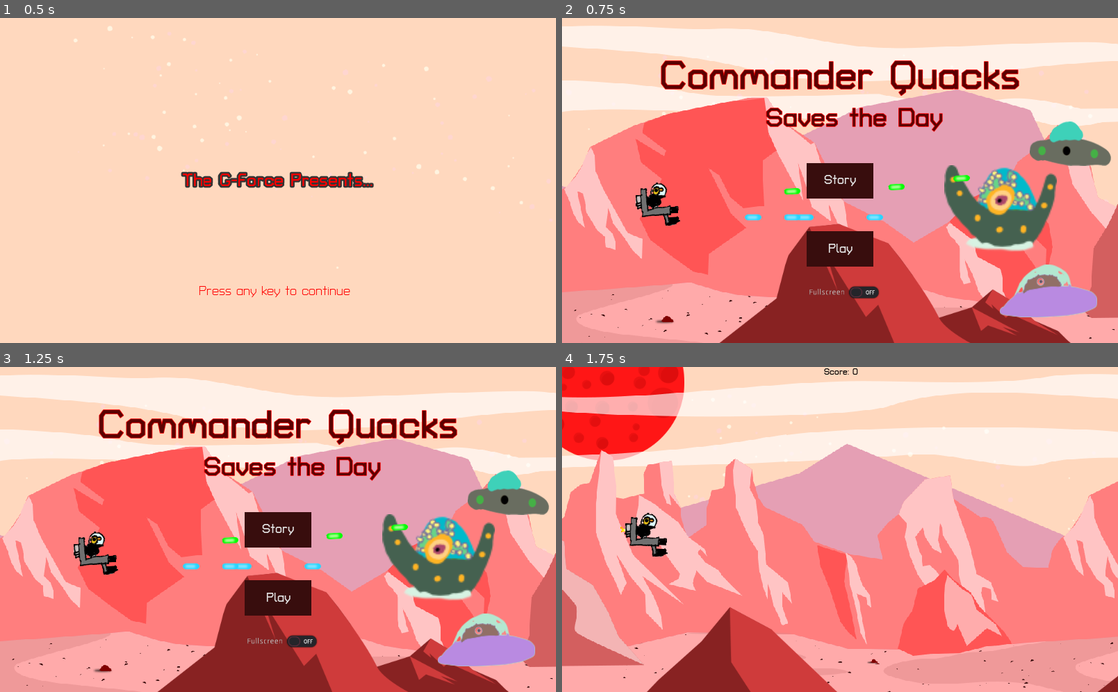
Above: before the commit, frames 1-4 (two rows, left to right).
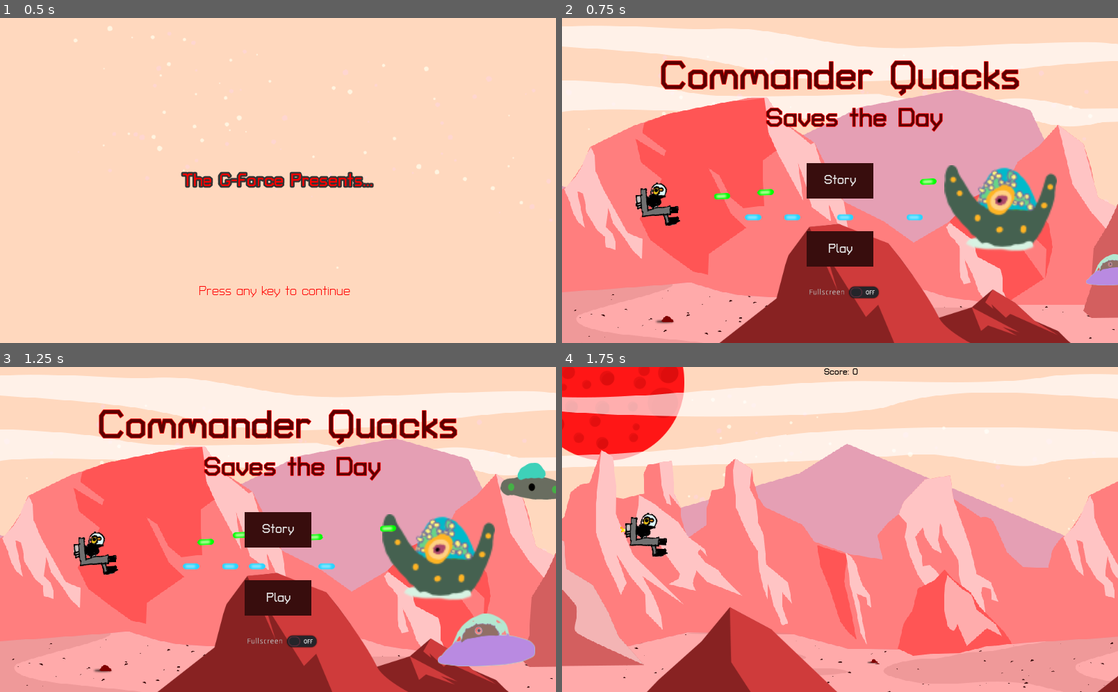
Above: after the commit, the same moments.

Repository: the-g-force/FamJam-January2021
Game: Godot game, scene res://src/SplashScreen.tscn
Two runs of this game, one before a commit and one after it. Both use one fixed random seed, a clock stepped at 60 frames per second and the inputs below.
Inputs (mouse positions are in pixels of both pictures, inside the frame that each line leads up to):
- Up to frame 1 (0.5 s): no input
- Up to frame 2 (0.75 s): tap Enter at 0.5 s; move the mouse to (962, 164) at 0.52 s; hold D (move_right) from 0.53 s (still down); tap Space (fire) at 0.6 s; click (962, 164) at 0.67 s
- Up to frame 3 (1.25 s): keep holding D (move_right)
- Up to frame 4 (1.75 s): release D (move_right) at 1.25 s; click "Play" at 1.25 s

Frame 1 is identical in both runs. In frame 2, 4.1% of the frame differs, in the area x 27-100%, y 31-93%; in frame 3, 2.2%; in frame 4, nothing differs.

Commit message:
Add autoplay to main menu screen animation

Diff:
--- a/project/src/MenuScene.tscn
+++ b/project/src/MenuScene.tscn
@@ -225,12 +225,12 @@
 texture = ExtResource( 3 )
 
 [node name="bullet-blue" type="Sprite" parent="image1942"]
-position = Vector2( -93.9564, 6.47975 )
+position = Vector2( -55.0779, 6.47975 )
 scale = Vector2( 0.404985, 0.404985 )
 texture = ExtResource( 8 )
 
 [node name="bullet-blue2" type="Sprite" parent="image1942"]
-position = Vector2( -145.794, 6.47975 )
+position = Vector2( -106.916, 6.47975 )
 scale = Vector2( 0.404985, 0.404985 )
 texture = ExtResource( 8 )
 
@@ -250,19 +250,19 @@
 texture = ExtResource( 4 )
 
 [node name="bullet-yellow" type="Sprite" parent="duck"]
-position = Vector2( 248.916, -10.9878 )
+position = Vector2( 80, -8 )
 texture = ExtResource( 9 )
 
 [node name="bullet-yellow2" type="Sprite" parent="duck"]
-position = Vector2( 305.677, -24.035 )
+position = Vector2( 168, -8 )
 texture = ExtResource( 9 )
 
 [node name="bullet-yellow3" type="Sprite" parent="duck"]
-position = Vector2( 441.072, -8.92831 )
+position = Vector2( 304, -8 )
 texture = ExtResource( 9 )
 
 [node name="bullet-yellow4" type="Sprite" parent="duck"]
-position = Vector2( 561.745, -18.6261 )
+position = Vector2( 481.436, -14.8239 )
 texture = ExtResource( 9 )
 
 [node name="Label" type="Label" parent="."]
@@ -298,13 +298,13 @@
 }
 
 [node name="image1920" type="Sprite" parent="."]
-position = Vector2( 936, 232 )
-scale = Vector2( 1.25, 1.25 )
+position = Vector2( 1120, 152 )
+scale = Vector2( 0.5, 0.5 )
 texture = ExtResource( 12 )
 
 [node name="g1375" type="Sprite" parent="."]
-position = Vector2( 896, 504 )
-scale = Vector2( 1.5, 1.5 )
+position = Vector2( 1096, 440 )
+scale = Vector2( 0.5, 0.5 )
 texture = ExtResource( 11 )
 
 [node name="PlayButton" type="Button" parent="."]
@@ -345,6 +345,7 @@
 }
 
 [node name="AnimationPlayer" type="AnimationPlayer" parent="."]
+autoplay = "Intro"
 anims/Intro = SubResource( 12 )
 [connection signal="pressed" from="sky/FullScreenButton" to="." method="_on_FullScreenButton_pressed"]
 [connection signal="pressed" from="PlayButton" to="." method="_on_PlayButton_pressed"]
